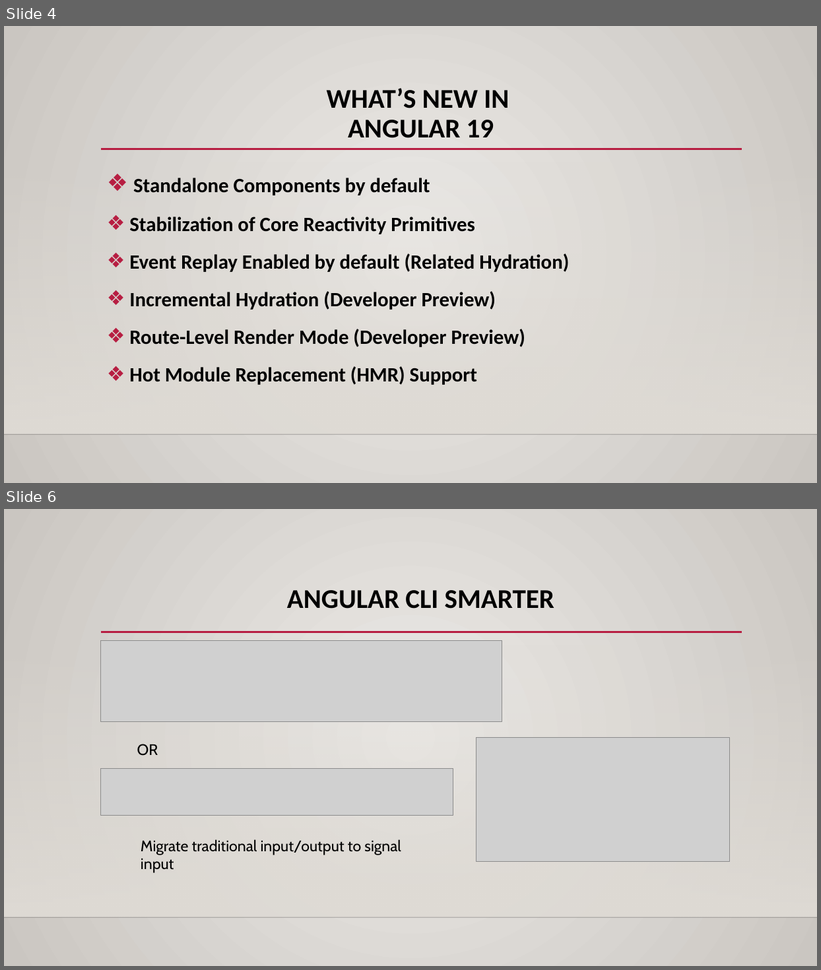
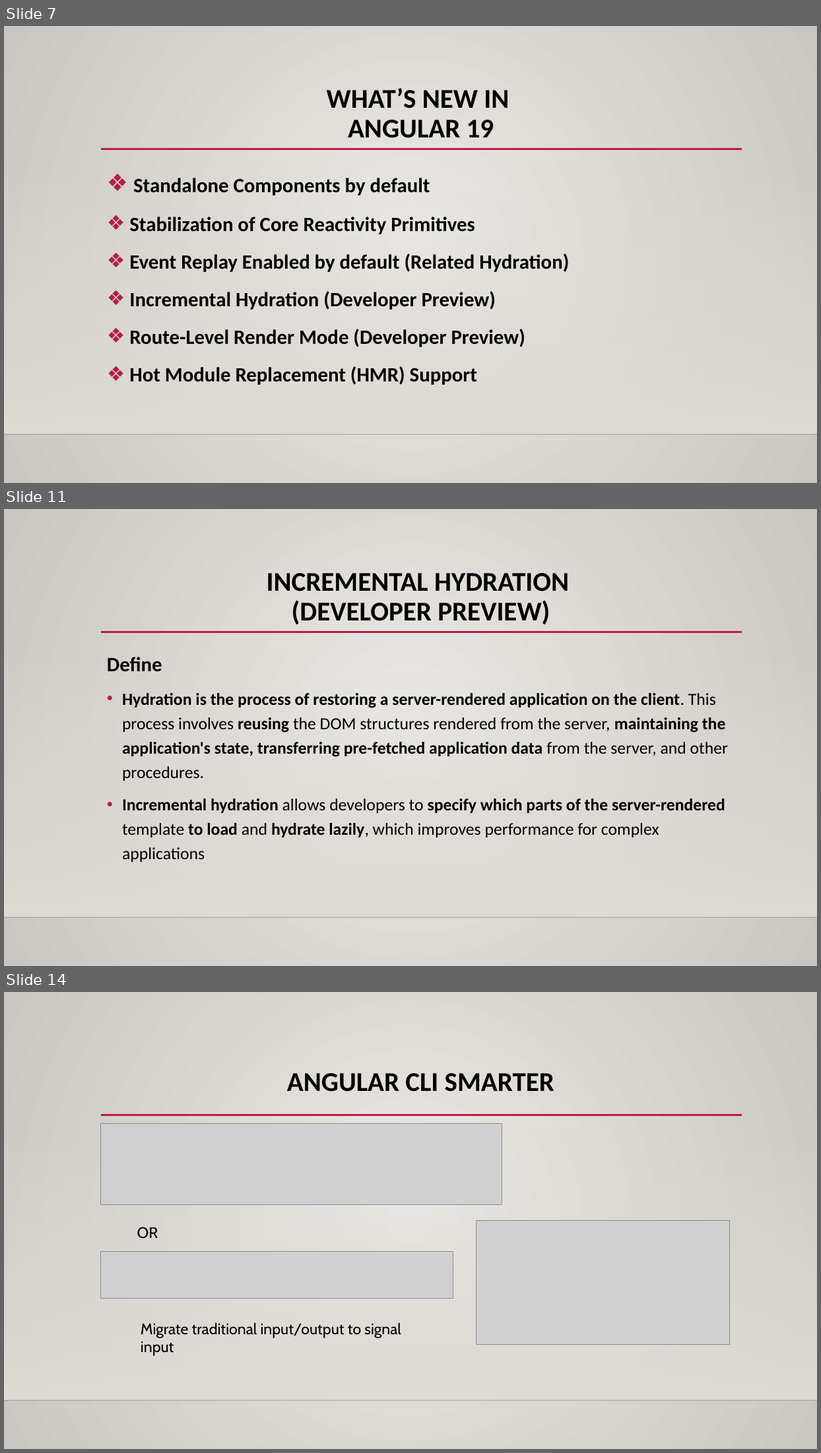
Before and after one commit to TriBuiQuang/demo_angular_19, a slide deck: Presentation2.pptx. Shown one above the other, each under a label of ours: slides 4 and 6 before the commit, slides 7, 11 and 14 after it; the slides between them are not shown. The pictures are 821x970 and 821x1453 pixels, drawn with LibreOffice and Linux fonts; fonts in the diff are those of the drawing; grey boxes stand for pictures; background and template pictures are left out. Boxes give left, top, right and bottom in pixels: in the first picture for what was removed or moved away, otherwise in the second. Text is boxed around its words. In the diff, an @@ line names an element or a change of style, - is before the commit and + after.

```diff
--- a/Presentation2.pptx
+++ b/Presentation2.pptx
@@ slide 11 added at [4,509,817,966], background gradient #ECEAE7 to #CAC7C1; not listed: 3 template elements that a slide beside it also shows @@
@@ title added at [267,573,569,625], 32 pt, text #000000, bold @@
+INCREMENTAL HYDRATION
+(DEVELOPER PREVIEW)
@@ text added at [107,657,728,862], 20 pt, text #000000, bold @@
+Define
+• Hydration is the process of restoring a server-rendered application on the client. This process involves reusing the DOM structures rendered from the server, maintaining the application's state, transferring pre-fetched application data from the server, and other procedures.
+• Incremental hydration allows developers to specify which parts of the server-rendered template to load and hydrate lazily, which improves performance for complex applications
@@ what was slide 4 is now slide 7 @@
@@ what was slide 6 is now slide 14 @@
```
Also in this commit, not shown: 2 slides changed, 7 other slides added, 1 other file.
